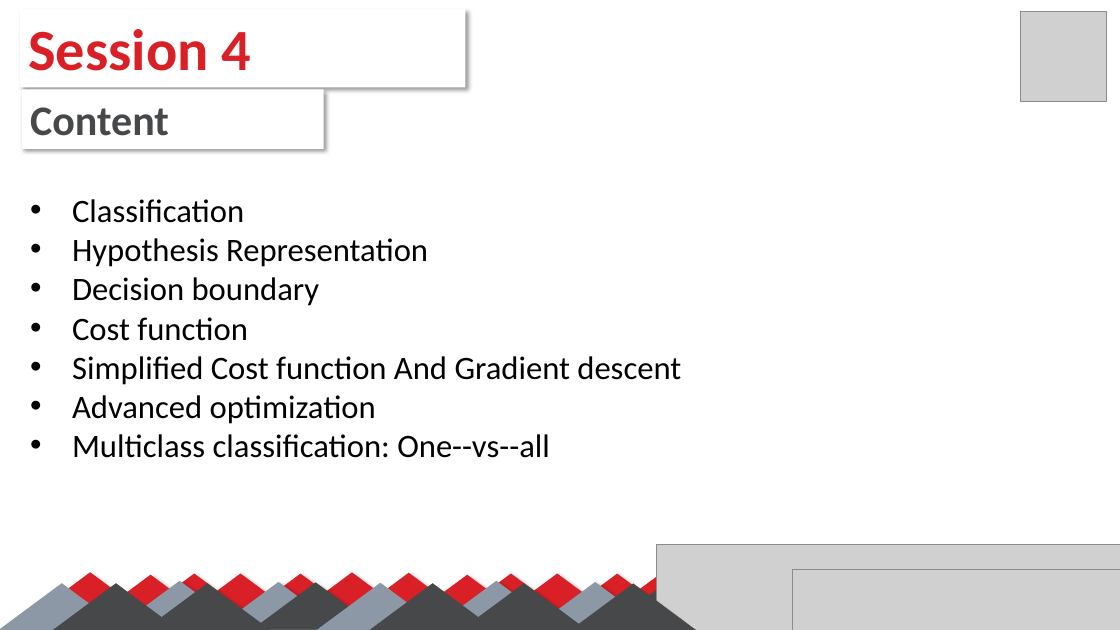
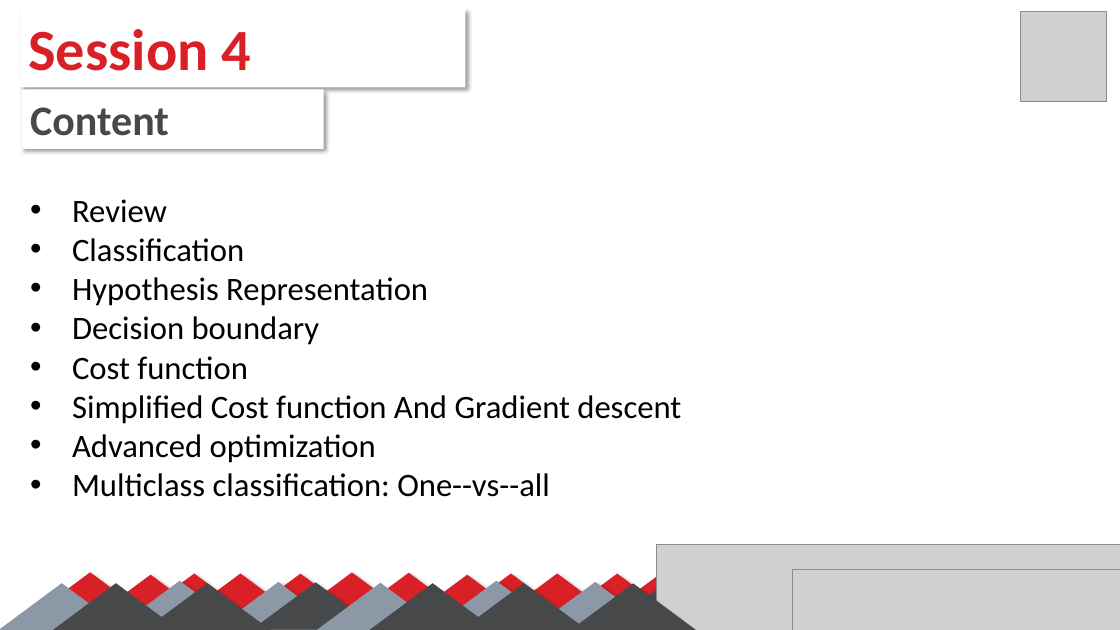
Before and after one commit to SalmaGira/machine-learning-workshop-Kvector, a slide deck: slide 2 of Sessions/Session 4/Session_04.pptx. Drawn at 1120x630 pixels with LibreOffice and Linux fonts; fonts in the diff are those of the drawing; grey boxes stand for pictures. Boxes give left, top, right and bottom in pixels: in the first picture for what was removed or moved away, otherwise in the second. Text is boxed around its words. In the diff, an @@ line names an element or a change of style, - is before the commit and + after.

```diff
--- a/Sessions/Session 4/Session_04.pptx
+++ b/Sessions/Session 4/Session_04.pptx
@@ text at <box>72,199,167,223</box>: paragraph added @@
+• Review
```
Also in this commit, not shown: 5 other slides changed, 5 slides added.
